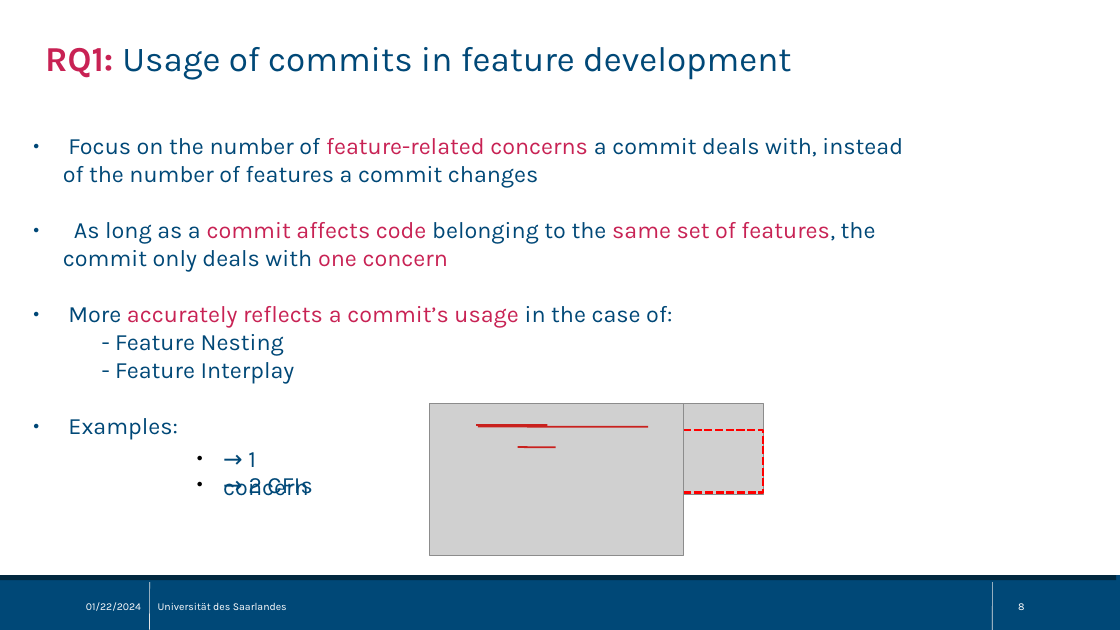
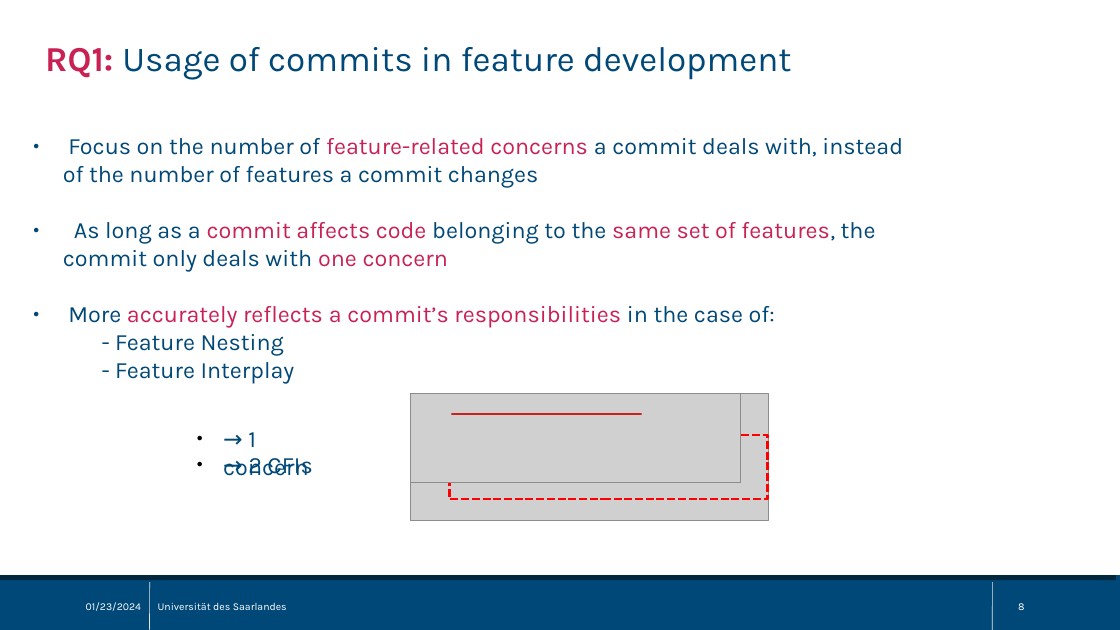
Before and after one commit to sisteu56/bachelor, a slide deck: slide 8 of pres/bachelor_thesis_pres.odp. Drawn at 1120x630 pixels with LibreOffice and Linux fonts; fonts in the diff are those of the drawing; grey boxes stand for pictures. Boxes give left, top, right and bottom in pixels: in the first picture for what was removed or moved away, otherwise in the second. Text is boxed around its words. In the diff, an @@ line names an element or a change of style, - is before the commit and + after.

```diff
--- a/pres/bachelor_thesis_pres.odp
+++ b/pres/bachelor_thesis_pres.odp
@@ text at <box>68,306,775,328</box>: text changed @@
-● More accurately reflects a commit’s usage in the case of:
+● More accurately reflects a commit’s responsibilities in the case of:
@@ text at <box>68,418,178,440</box>: paragraph removed @@
-● Examples:
@@ picture: place and size @@
-picture at <box>433,403,764,494</box>
+picture at <box>410,394,769,520</box>
@@ picture: place and size @@
-picture at <box>430,403,684,555</box>
+picture at <box>410,394,741,483</box>
@@ line moved from (478, 427) - (649, 427) to (451, 414) - (642, 414) @@
@@ text "→ 1 concern": place and size @@
-text "→ 1 concern" at <box>223,452,308,496</box>
+text "→ 1 concern" at <box>223,432,308,476</box>
@@ text "→ 2 CFIs": place and size @@
-text "→ 2 CFIs" at <box>248,478,312,496</box>
+text "→ 2 CFIs" at <box>248,458,312,476</box>
@@ rectangle: place and size @@
-rectangle at <box>473,430,763,493</box>
+rectangle at <box>450,435,767,499</box>
@@ line removed from (476, 425) to (548, 425) @@
@@ line removed from (518, 447) to (555, 447) @@
@@ text at <box>86,602,141,611</box>: text changed @@
-01/22/2024
+01/23/2024
```
Also in this commit, not shown: 17 other slides changed, 4 other files.
